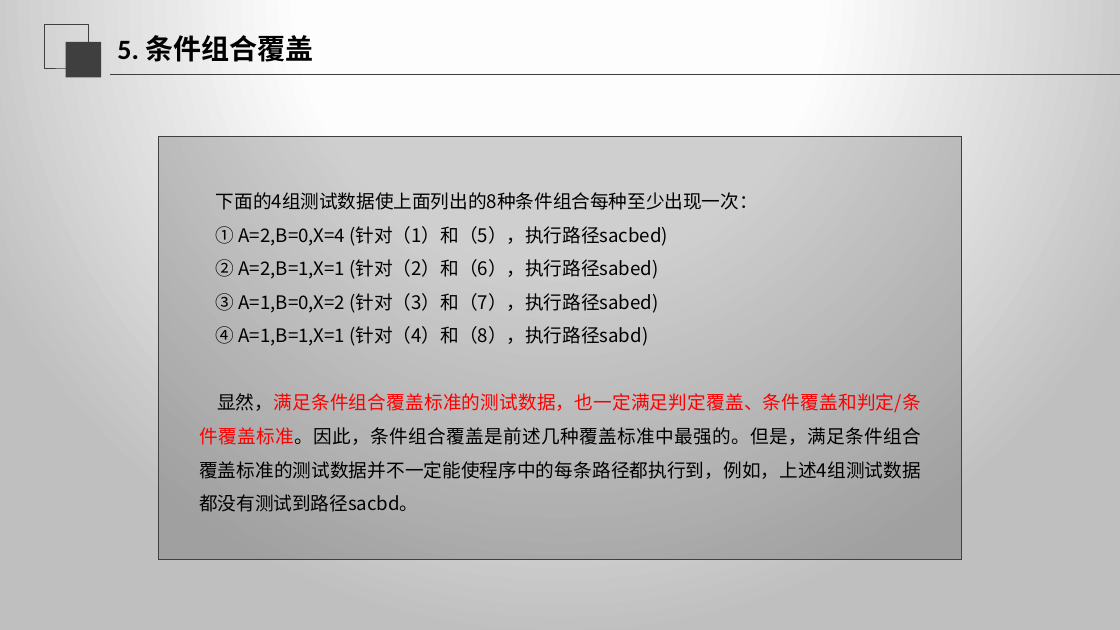
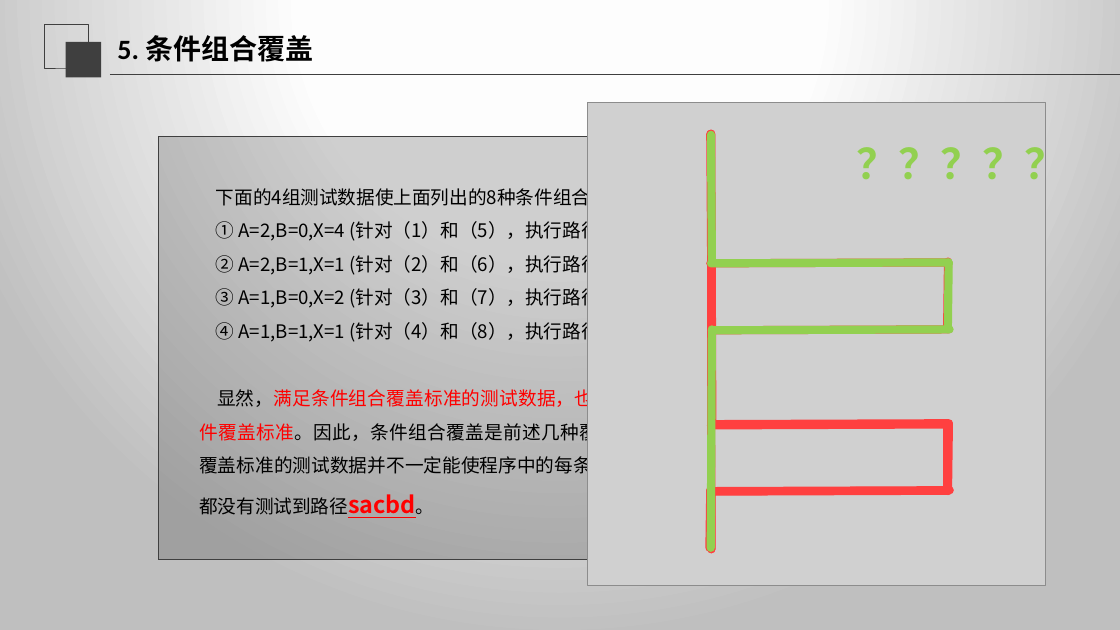
Before and after one commit to SE2020-G02/OurSudoku, a slide deck: slide 40 of SE2020-G02-实现阶段/翻转课堂 7.6白盒测试.pptx (slide 37 before the commit). Drawn at 1120x630 pixels with LibreOffice and Linux fonts; fonts in the diff are those of the drawing; grey boxes stand for pictures. Boxes give left, top, right and bottom in pixels: in the first picture for what was removed or moved away, otherwise in the second. Text is boxed around its words. In the diff, an @@ line names an element or a change of style, - is before the commit and + after.

```diff
--- a/SE2020-G02-实现阶段/翻转课堂 7.6白盒测试.pptx
+++ b/SE2020-G02-实现阶段/翻转课堂 7.6白盒测试.pptx
@@ picture added at <box>588,103,1046,586</box> @@
@@ line added from (712, 134) to (712, 549), #FF4040 7 pt @@
@@ text added at <box>835,134,1046,193</box>, 36 pt, text #92D050, bold @@
+？？？？？
@@ group added at <box>711,134,949,548</box>: 5 lines @@
@@ text at <box>199,386,921,514</box>: size 16 to 20 pt, text colour #000000 to #FF0000, bold on, underline on in "显然，满足条件组合覆盖标准的测试数据，也一定满足判定覆盖、条件覆盖和判定/条件覆盖标准。因此，条件组合覆盖是前述几种覆盖 ..." @@
@@ group added at <box>710,134,949,548</box>: 9 lines @@
@@ group added at <box>712,134,950,549</box>: 5 lines @@
```
Also in this commit, not shown: 20 other slides changed, 6 slides added, 1 slide removed, 2 other files.
